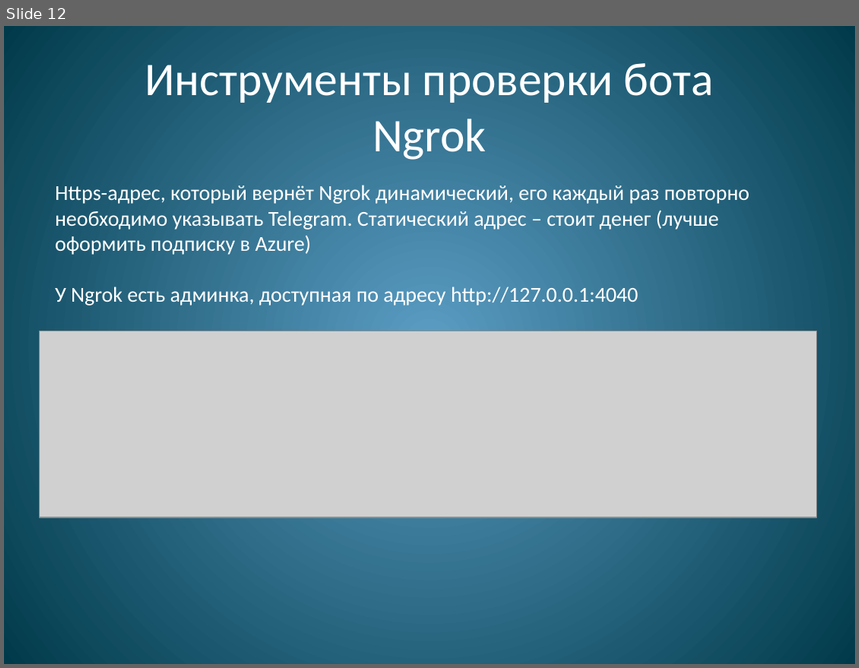
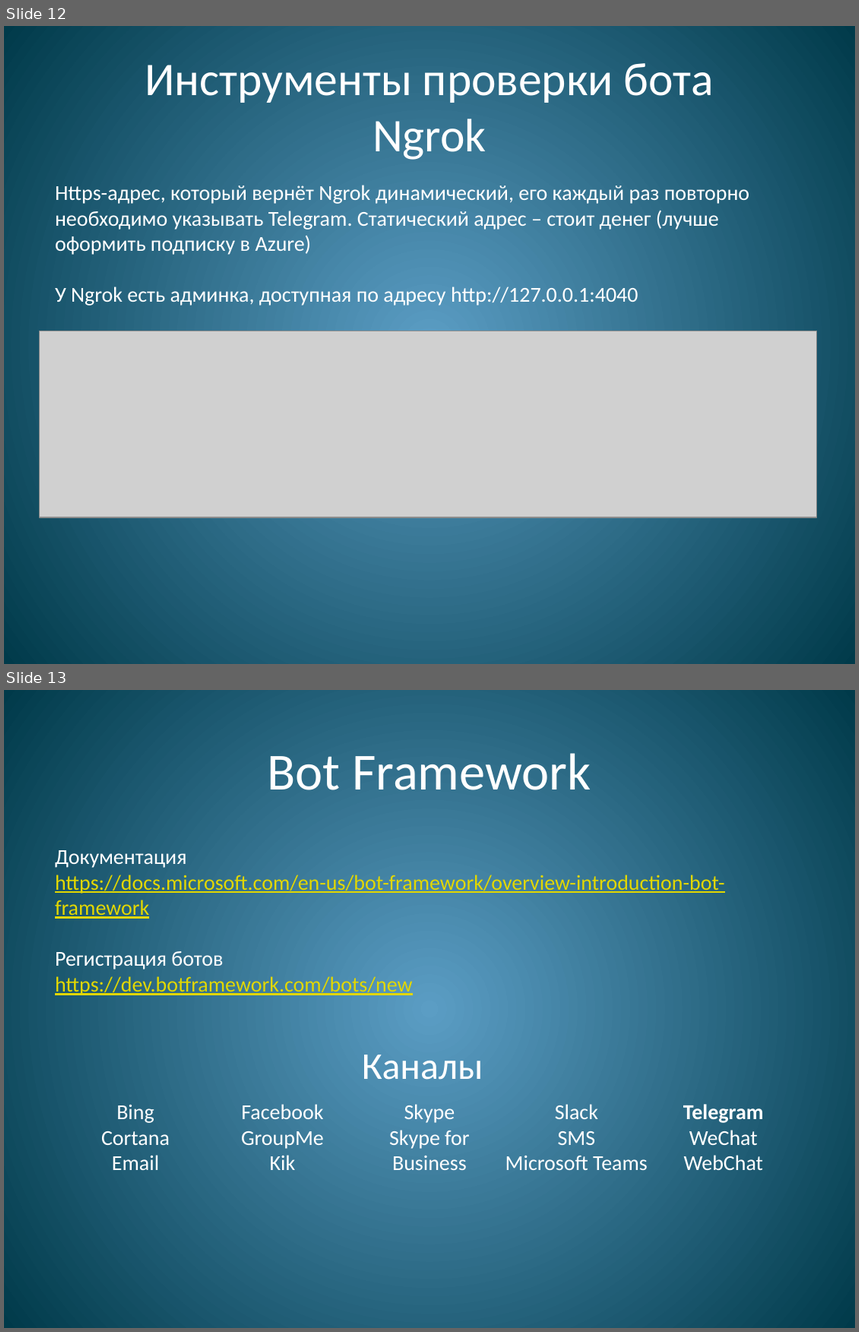
Before and after one commit to WrMax/TelegramDemo, a slide deck: Bot.pptx. Shown one above the other, each under a label of ours: slide 12 before the commit, slides 12 and 13 after it. The pictures are 859x668 and 859x1332 pixels, drawn with LibreOffice and Linux fonts; fonts in the diff are those of the drawing; grey boxes stand for pictures. Boxes give left, top, right and bottom in pixels: in the first picture for what was removed or moved away, otherwise in the second. Text is boxed around its words. In the diff, an @@ line names an element or a change of style, - is before the commit and + after.

```diff
--- a/Bot.pptx
+++ b/Bot.pptx
@@ slide 13 added at <box>4,690,855,1328</box>, background gradient #5C9CC4 to #003B4B @@
@@ title added at <box>268,753,591,790</box>, 44 pt, text #FFFFFF @@
+Bot Framework
@@ text added at <box>55,850,725,1080</box>, 18 pt, text #E2D700, underline @@
+Документация
+https://docs.microsoft.com/en-us/bot-framework/overview-introduction-bot-framework
+Регистрация ботов
+https://dev.botframework.com/bots/new
+Каналы
@@ text added at <box>101,1104,764,1170</box>, 18 pt, text #FFFFFF @@
+Bing
+Cortana
+Email
+Facebook
+GroupMe
+Kik
+Skype
+Skype for Business
+Slack
+SMS
+Microsoft Teams
+Telegram
+WeChat
+WebChat
```
Also in this commit, not shown: 8 slides changed, 2 other slides added, 2 slides removed, 1 other file.
